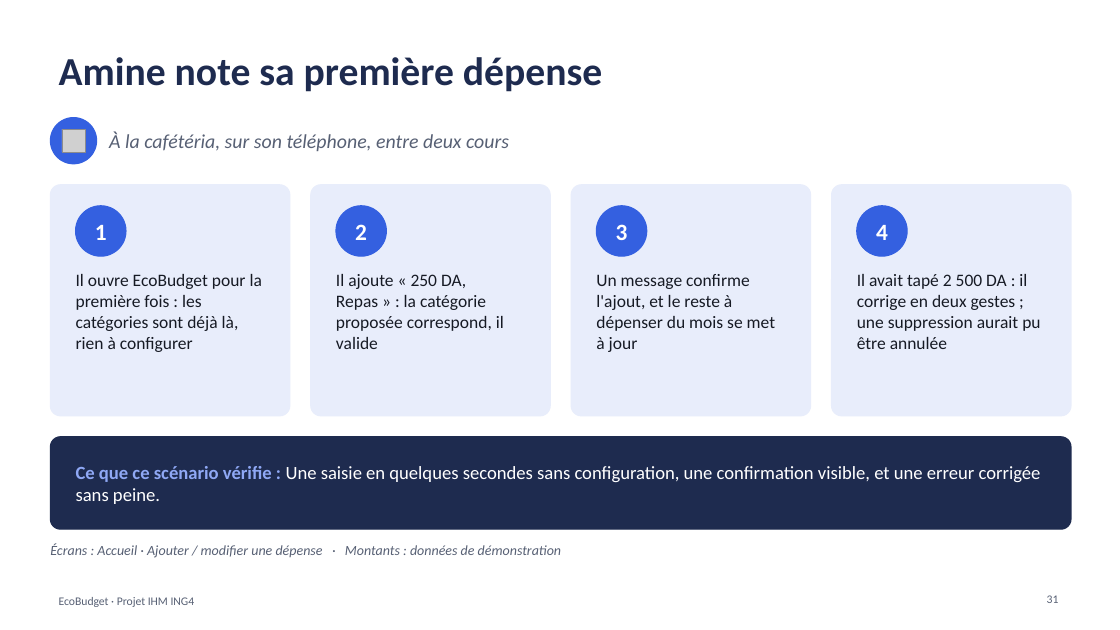
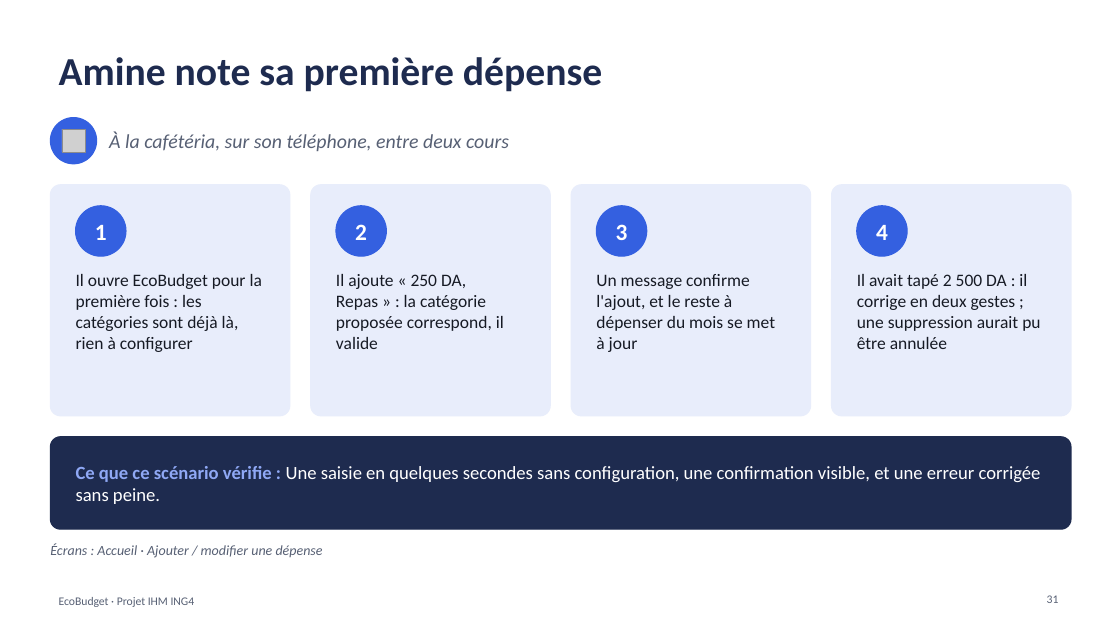
Before and after one commit to kaderouadahi/EcoBudget, a slide deck: slide 31 of livrables/EcoBudget.pptx. Drawn at 1120x630 pixels with LibreOffice and Linux fonts; fonts in the diff are those of the drawing; grey boxes stand for pictures. Boxes give left, top, right and bottom in pixels: in the first picture for what was removed or moved away, otherwise in the second. Text is boxed around its words. In the diff, an @@ line names an element or a change of style, - is before the commit and + after.

```diff
--- a/livrables/EcoBudget.pptx
+++ b/livrables/EcoBudget.pptx
@@ text at (50, 543, 323, 558): text changed @@
-Écrans : Accueil · Ajouter / modifier une dépense · Montants : données de démonstration
+Écrans : Accueil · Ajouter / modifier une dépense
```
Also in this commit, not shown: 8 other slides changed, 1 other file.
